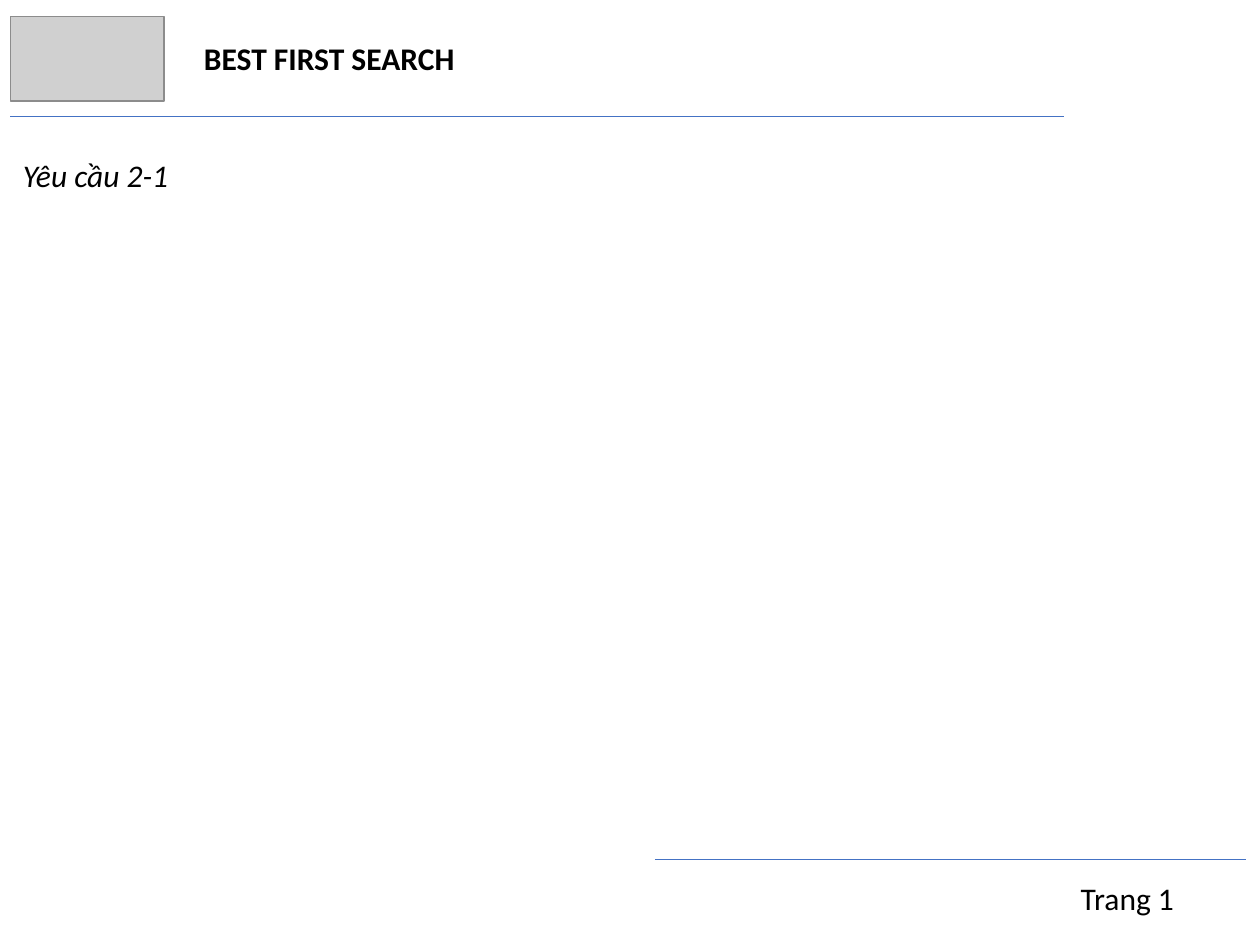
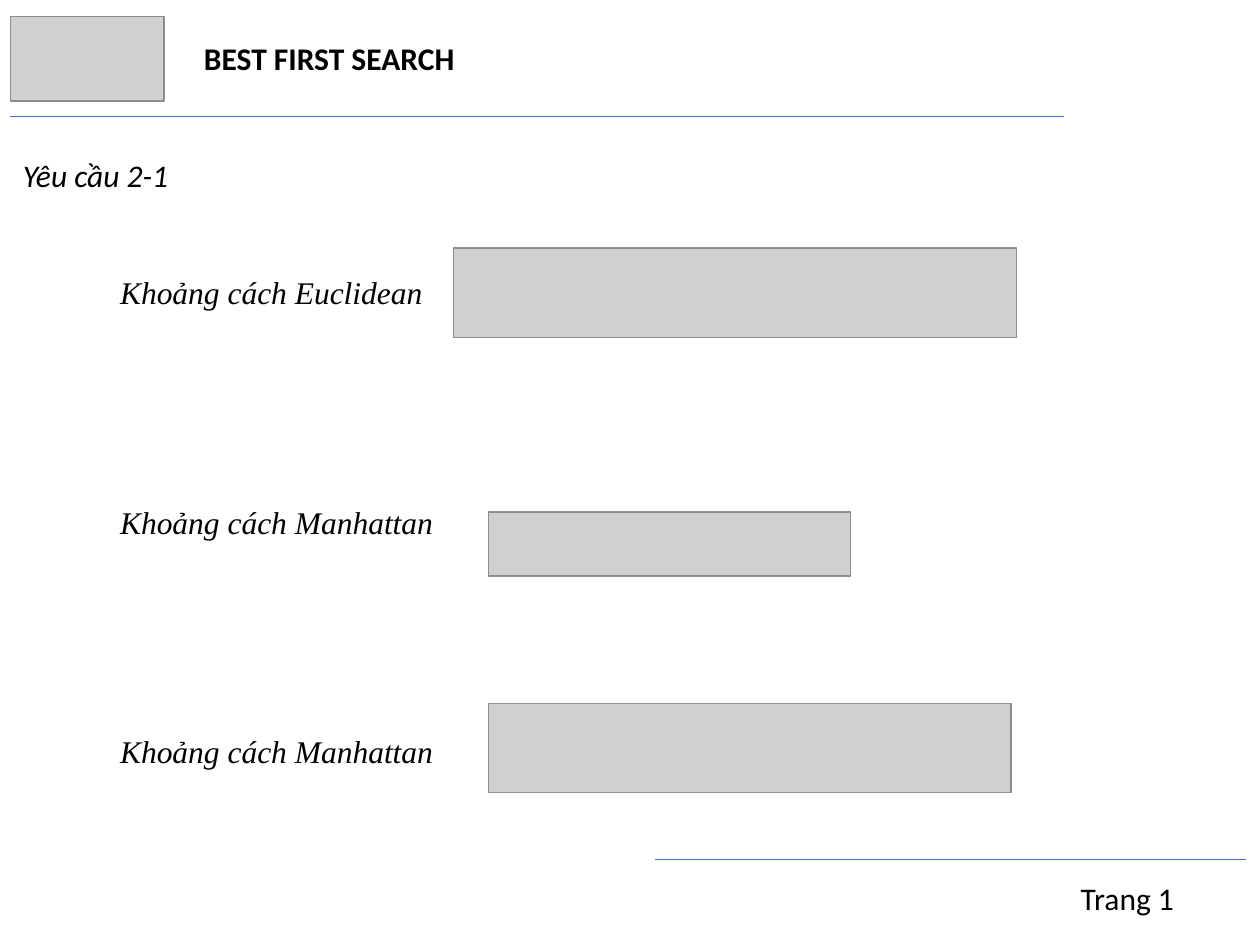
Before and after one commit to trngbro/AI, a slide deck: slide 16 of present/presentation.pptx (slide 15 before the commit). Drawn at 1260x945 pixels with LibreOffice and Linux fonts; fonts in the diff are those of the drawing; grey boxes stand for pictures. Boxes give left, top, right and bottom in pixels: in the first picture for what was removed or moved away, otherwise in the second. Text is boxed around its words. In the diff, an @@ line names an element or a change of style, - is before the commit and + after.

```diff
--- a/present/presentation.pptx
+++ b/present/presentation.pptx
@@ picture added at (454, 248, 1017, 338) @@
@@ text added at (120, 282, 423, 311), 18 pt, text #000000, italic @@
+Khoảng cách Euclidean
@@ text added at (120, 512, 433, 540), 18 pt, text #000000, italic @@
+Khoảng cách Manhattan
@@ picture added at (488, 512, 849, 576) @@
@@ picture added at (488, 703, 1011, 793) @@
@@ text added at (120, 741, 433, 770), 18 pt, text #000000, italic @@
+Khoảng cách Manhattan
```
Also in this commit, not shown: 11 other slides changed, 1 slide added, 1 other file.
